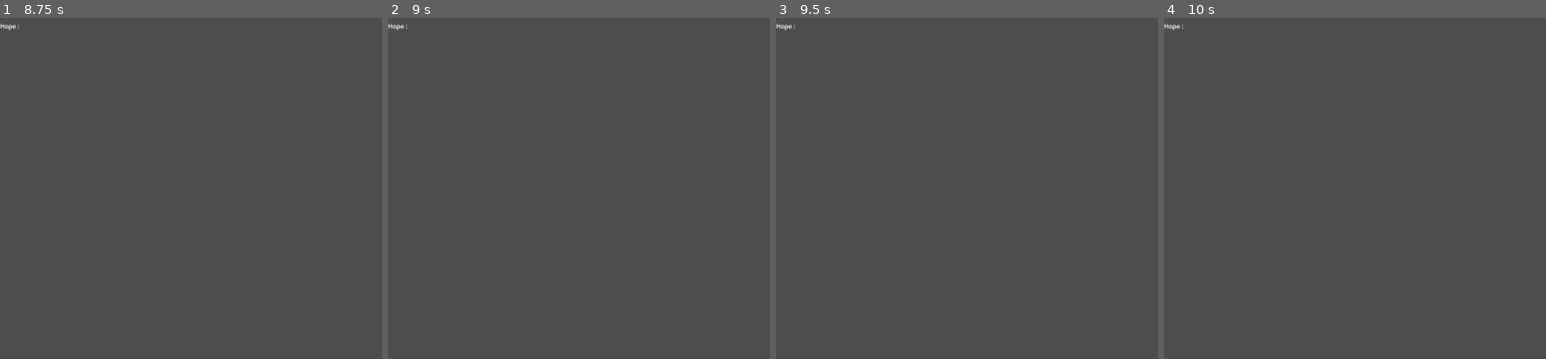
Above: before the commit, frames 1-4 (left to right).
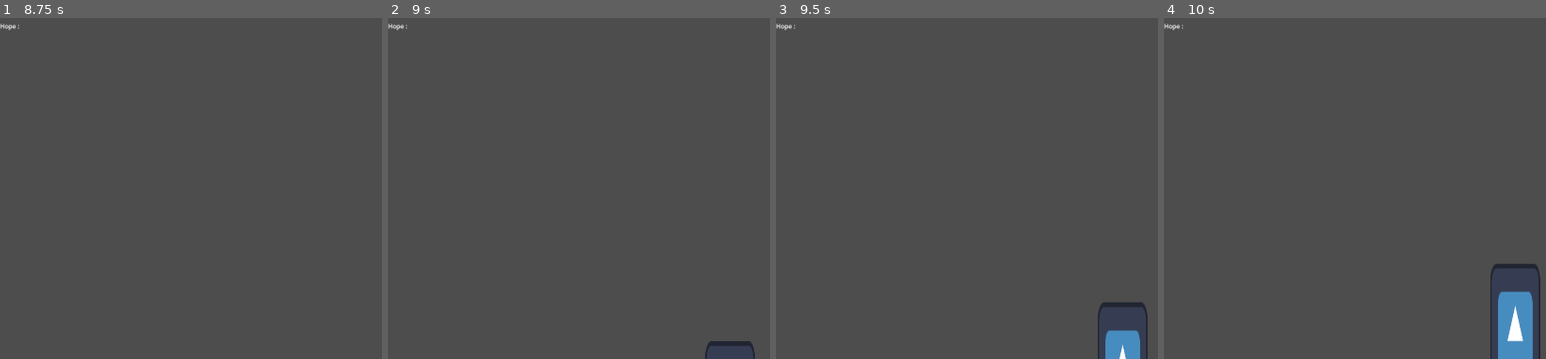
Above: after the commit, the same moments.

Repository: Zaid-mohamed/ZenjaJam
Game: Godot game, scene res://MainScene/main.tscn
The game is run twice, just before and just after one commit, with the same random seed, the same clock (stepped at 60 frames per second) and the same inputs. The engine's default icon, where the game draws it, is replaced by a stand-in: a white triangle on a blue panel in a dark square.
Inputs:
- Up to frame 1 (8.75 s): tap Enter at 0.5, 2, 3.5 s; tap Space at 1.25, 2.75, 4.25 s
- Up to frame 2 (9 s): no input
- Up to frame 3 (9.5 s): no input
- Up to frame 4 (10 s): no input

Frame 1 is identical in both runs. In frame 2, 0.2% of the frame differs, in the area x 83-97%, y 94-100%; in frame 3, 1.1%; in frame 4, 2.2%, in the area x 85-99%, y 72-100%.

Commit message:
Added somethings

Diff:
--- a/EvilGuest/evil_guest.gd
+++ b/EvilGuest/evil_guest.gd
@@ -17,6 +17,11 @@
 
 var is_stared : bool
 
+@onready var NavAgent : NavigationAgent2D
+
+var NavTarget : Node2D
+@onready var NavTimer : Timer = get_node("NavTimer")
+
 var exit : Vector2
 enum states {
 	GoingToCrystal,
@@ -26,7 +31,18 @@
 
 
 func _ready():
-	$Type.text = "im evil"
+	# settings up the navigation
+	NavAgent = $NavigationAgent2D
+	NavAgent.path_desired_distance = 4.0
+	NavAgent.target_desired_distance = 4.0
+	NavTarget = crystal
+	actor_setup()
+	#get an exit
+	exit = get_an_exit()
+	# assign stare time to the wait time of staring timer
+	StaringTimer.wait_time = StaringTime
+
+
 	#get an exit
 	exit = get_an_exit()
 	# assign stare time to the wait time of staring timer
@@ -103,3 +119,11 @@
 # when staring timer finishes
 func staring_finished():
 	state = states.Leaving
+
+func actor_setup():
+	await get_tree().physics_frame
+
+	set_movement_target(NavTarget.position)
+	NavTimer.start()
+func set_movement_target(target_position : Vector2):
+	NavAgent.target_position = target_position
--- a/EvilGuest/evil_guest.tscn
+++ b/EvilGuest/evil_guest.tscn
@@ -38,3 +38,10 @@
 
 [node name="NavObs" type="NavigationObstacle2D" parent="."]
 vertices = PackedVector2Array(-60, -35, 60, -34, 61, 61, -60, 61)
+
+[node name="NavigationAgent2D" type="NavigationAgent2D" parent="."]
+avoidance_enabled = true
+radius = 128.0
+neighbor_distance = 129.0
+
+[node name="NavTimer" type="Timer" parent="."]
--- a/ForTesting/crysal.tscn
+++ b/ForTesting/crysal.tscn
@@ -21,3 +21,6 @@
 offset_right = 54.0
 offset_bottom = 239.0
 text = "Hope : "
+
+[node name="NavigationObstacle2D" type="NavigationObstacle2D" parent="."]
+vertices = PackedVector2Array(-77, -108, 75, -113, 74, 126, -118, 111)
--- a/GuestsSpawner/guest_spawner.tscn
+++ b/GuestsSpawner/guest_spawner.tscn
@@ -4,7 +4,7 @@
 
 [node name="GuestSpawner" type="Node2D"]
 script = ExtResource("1_6nevp")
-max_wait_time = 10.0
-min_wait_time = 5.0
+max_wait_time = 5.0
+min_wait_time = 1.0
 
 [node name="SpawnTimer" type="Timer" parent="."]
--- a/KindGuest/kind_guest.gd
+++ b/KindGuest/kind_guest.gd
@@ -11,16 +11,17 @@
 
 @onready var NavAgent : NavigationAgent2D
 
+var NavTarget : Node2D
+@onready var NavTimer : Timer = get_node("NavTimer")
+
 @onready var HitBox : Area2D = get_node("HitBox")
 
 @onready var StaringTimer : Timer = get_node("StaringTimer")
 
-@onready var NavTimer : Timer = get_node("NavTimer")
 var state : states = states.GoingToCrystal : set = set_state
 
 var is_stared : bool
 
-var NavTarget : Node2D
 
 var exit : Vector2
 enum states {
@@ -63,10 +64,7 @@
 
 	new_velocity = new_velocity.normalized()
 	new_velocity = new_velocity * Speed
-	velocity = new_velocity
-
-
-	move_and_slide()
+	NavAgent.set_velocity(new_velocity)
 
 #this is a Navigation purpose too
 func move(Velocity):
--- a/KindGuest/kind_guest.tscn
+++ b/KindGuest/kind_guest.tscn
@@ -36,7 +36,9 @@
 
 [node name="NavAgent" type="NavigationAgent2D" parent="."]
 avoidance_enabled = true
-radius = 200.0
+radius = 128.0
+neighbor_distance = 129.0
+max_speed = 200.0
 
 [node name="NavObs" type="NavigationObstacle2D" parent="."]
 vertices = PackedVector2Array(-61, -35, 61, -35, 60, 62, -61, 62)
--- a/MainScene/main.tscn
+++ b/MainScene/main.tscn
@@ -69,6 +69,6 @@
 
 [node name="GuestSpawner" parent="." instance=ExtResource("3_8p0jk")]
 
-[node name="NavigationRegion2D" type="NavigationRegion2D" parent="."]
+[node name="NavRegion" type="NavigationRegion2D" parent="."]
 visible = false
 navigation_polygon = SubResource("NavigationPolygon_ws7m1")
